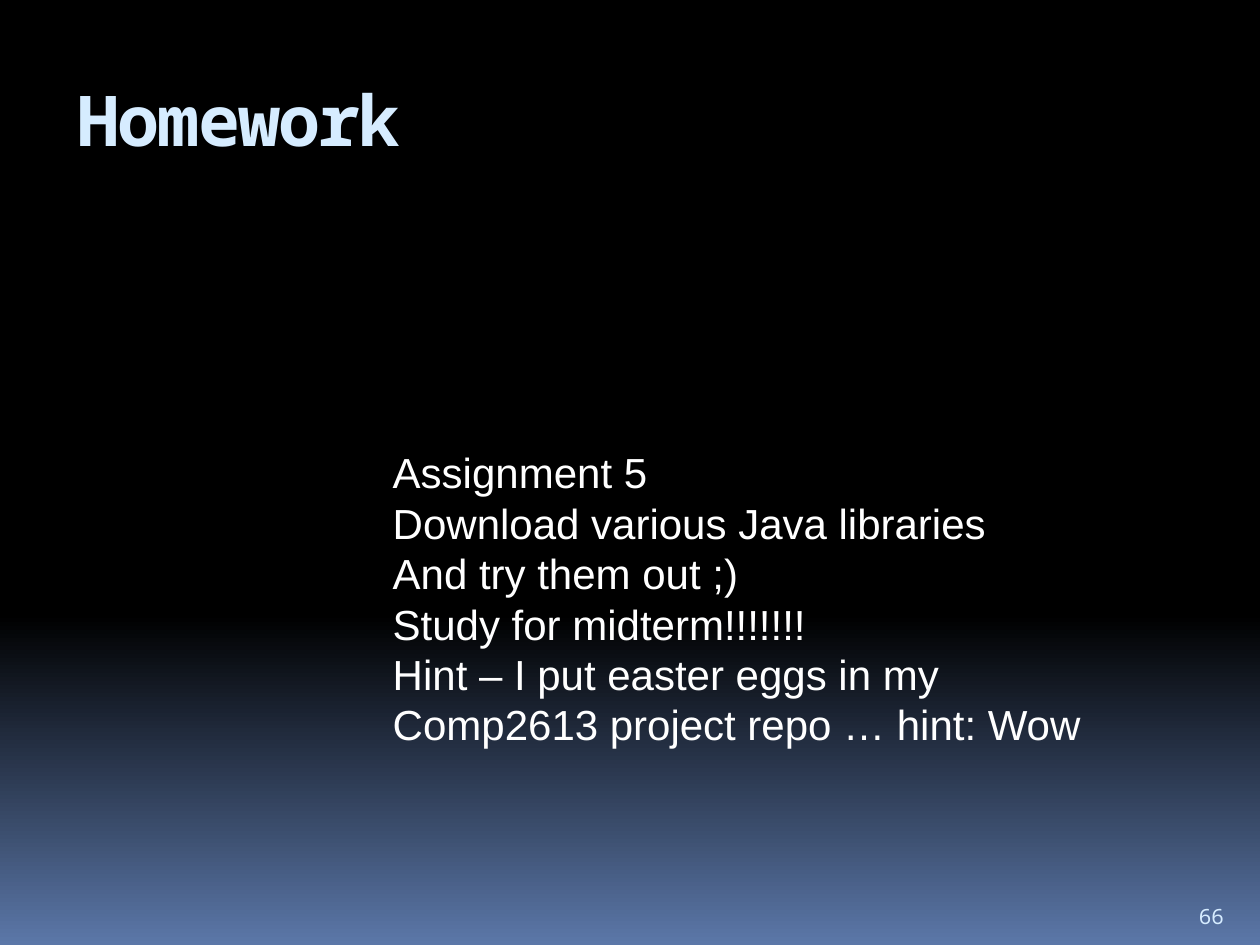
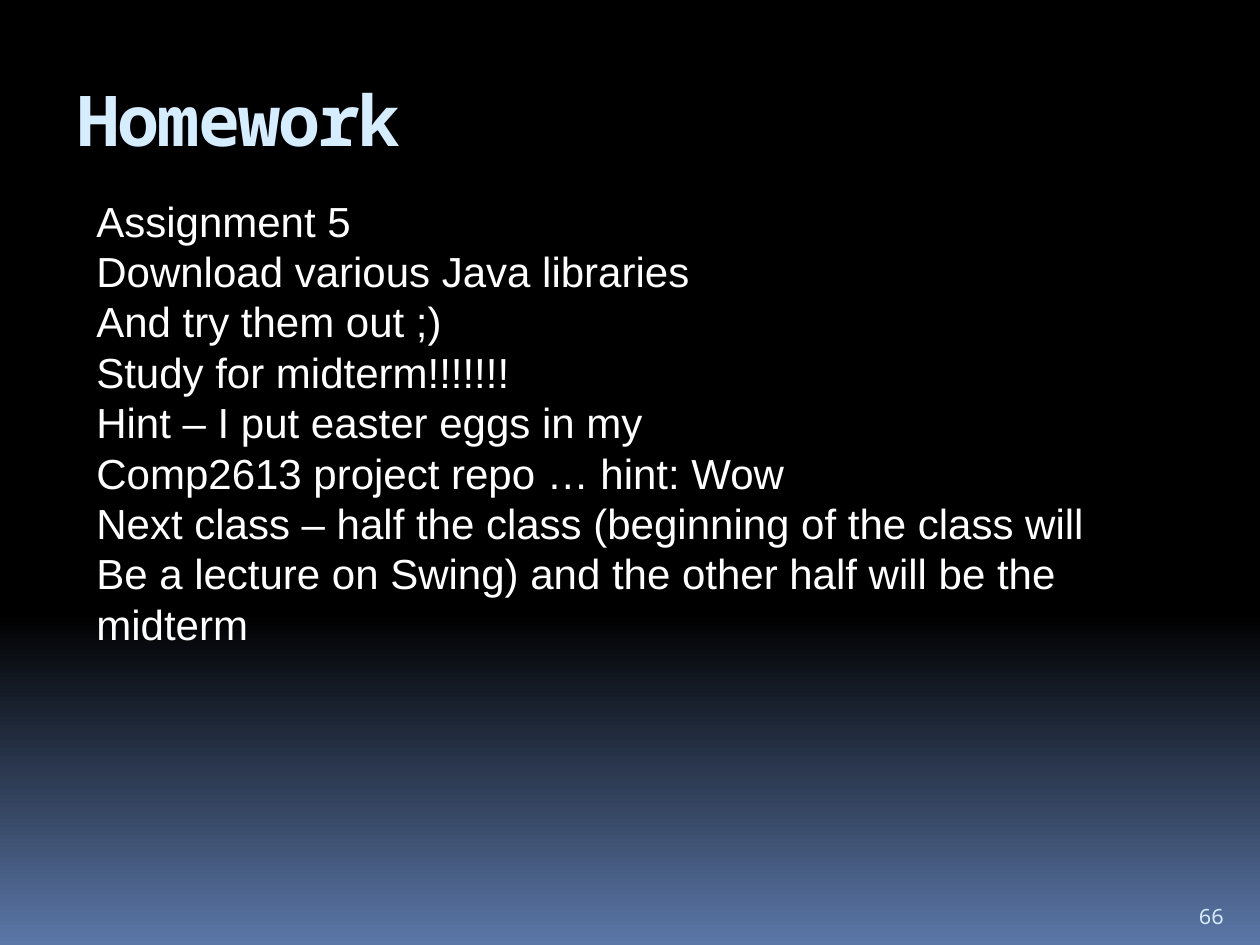
Before and after one commit to hchan/comp2613, a slide deck: slide 66 of coursePresentation.pptx. Drawn at 1260x945 pixels with LibreOffice and Linux fonts; fonts in the diff are those of the drawing. Boxes give left, top, right and bottom in pixels: in the first picture for what was removed or moved away, otherwise in the second. Text is boxed around its words. In the diff, an @@ line names an element or a change of style, - is before the commit and + after.

```diff
--- a/coursePresentation.pptx
+++ b/coursePresentation.pptx
@@ text "Assignment 5": place and size @@
-text "Assignment 5" at (393, 457, 1081, 749)
+text "Assignment 5" at (96, 206, 1083, 641)
@@ text at (96, 508, 1083, 641): paragraphs added @@
+Next class – half the class (beginning of the class will
+Be a lecture on Swing) and the other half will be the midterm
```
